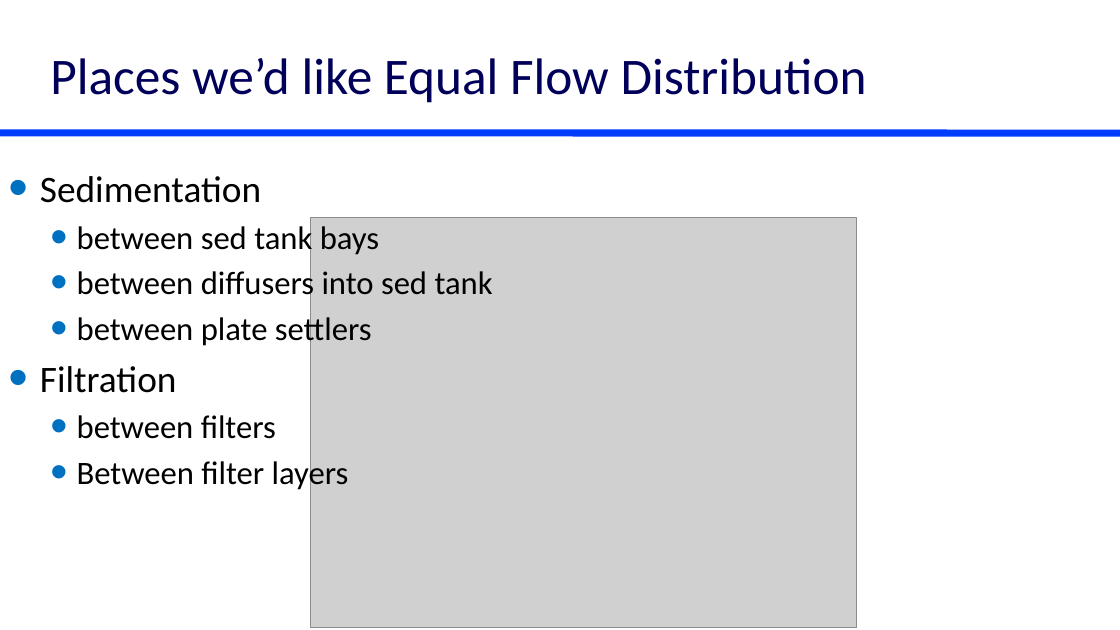
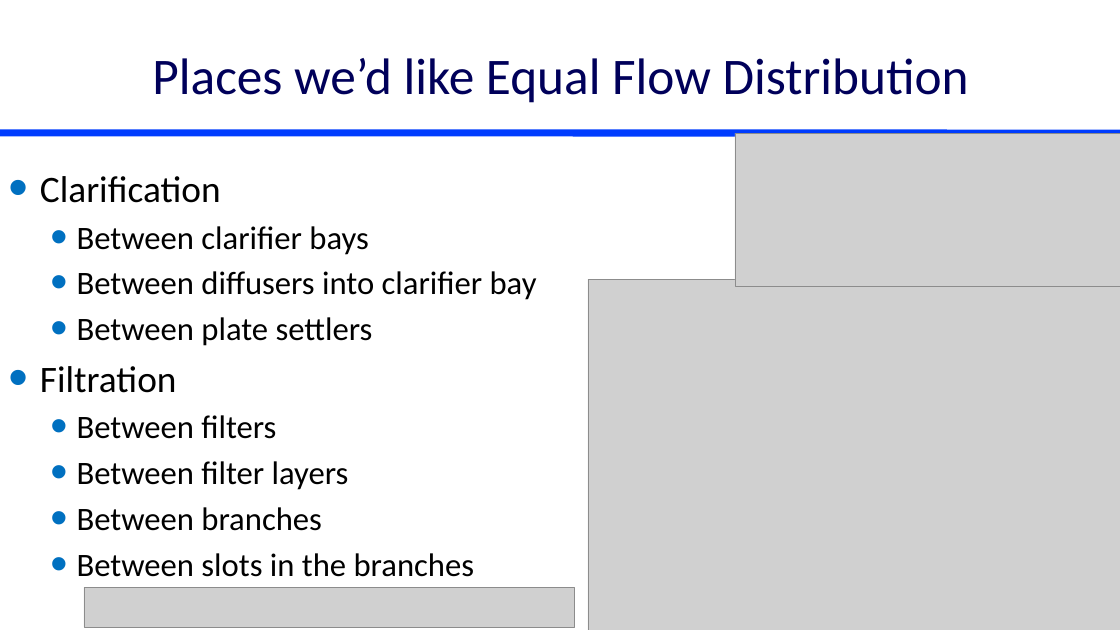
Before and after one commit to monroews/CEE4520Lectures, a slide deck: slide 3 of Manifolds.pptx. Drawn at 1120x630 pixels with LibreOffice and Linux fonts; fonts in the diff are those of the drawing; grey boxes stand for pictures. Boxes give left, top, right and bottom in pixels: in the first picture for what was removed or moved away, otherwise in the second. Text is boxed around its words. In the diff, an @@ line names an element or a change of style, - is before the commit and + after.

```diff
--- a/Manifolds.pptx
+++ b/Manifolds.pptx
@@ title "Places we’d like Equal Flow ..." at (152,58,969,103): alignment left to centre @@
@@ picture added at (735,133,1120,286) @@
@@ text at (40,176,537,346): text changed @@
-• Sedimentation
-  • between sed tank bays
-  • between diffusers into sed tank
-  • between plate settlers
+• Clarification
+  • Between clarifier bays
+  • Between diffusers into clarifier bay
+  • Between plate settlers
@@ picture removed at (311,217,857,628) @@
@@ picture added at (588,279,1120,630) @@
@@ text at (77,415,276,439): text changed @@
-  • between filters
+  • Between filters
@@ text at (77,507,474,577): paragraphs added @@
+  • Between branches
+  • Between slots in the branches
@@ picture added at (84,587,574,627) @@
```
Also in this commit, not shown: 3 other slides changed, 6 slides added, 1 other file.
